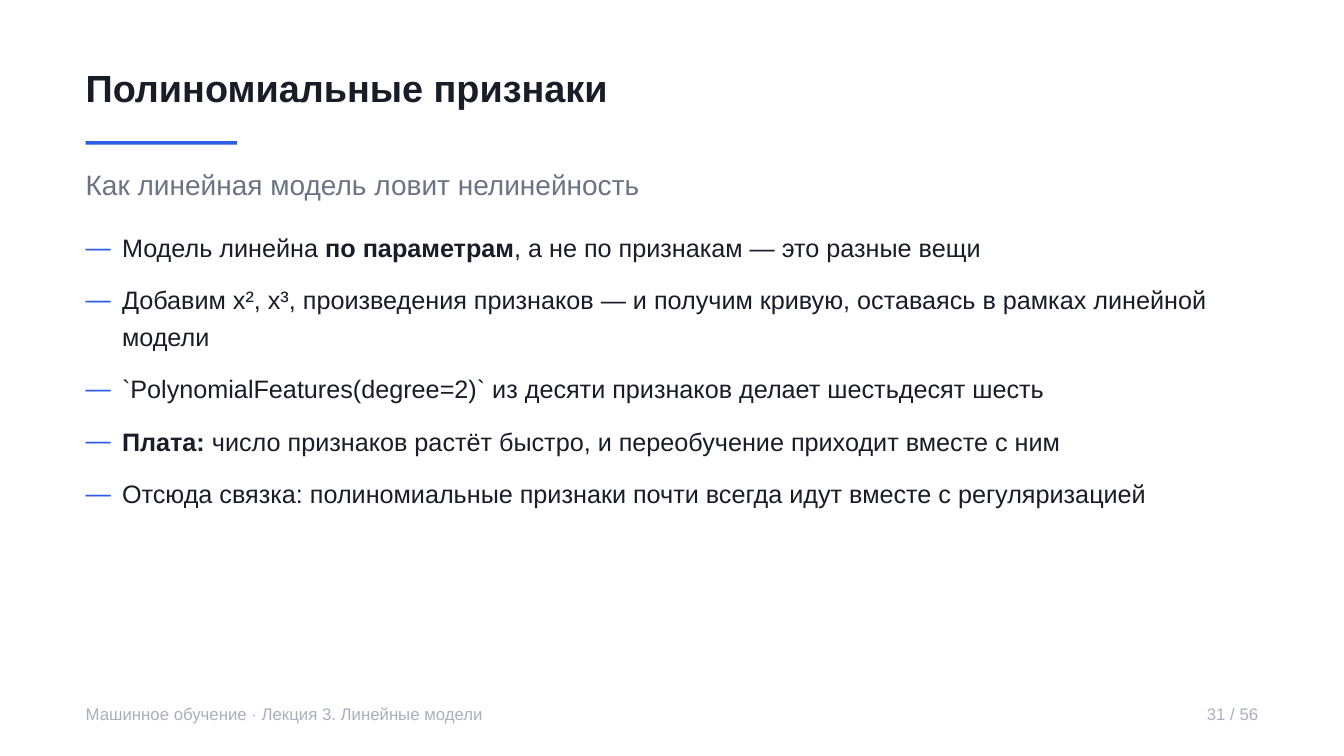
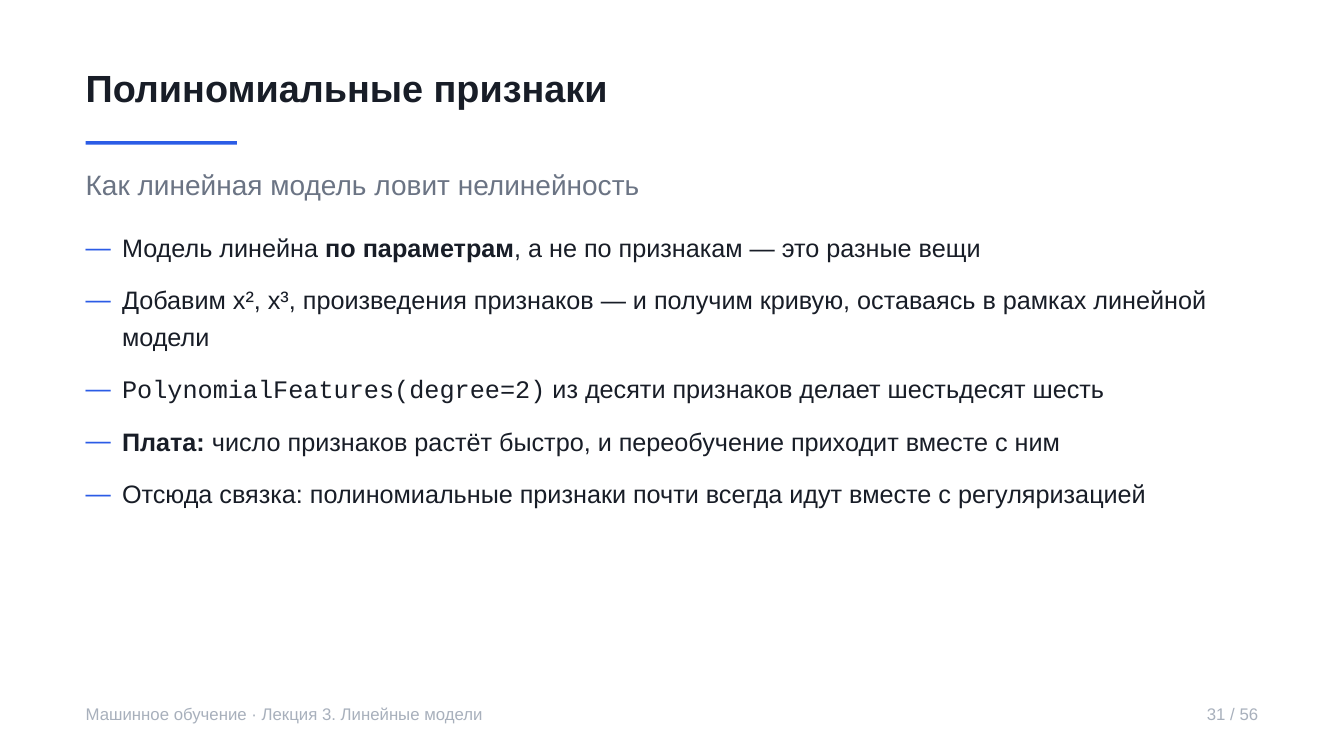
Before and after one commit to rustam-azimov/ml-course-spbu, a slide deck: slide 31 of lectures/lecture03.pptx. Drawn at 1344x756 pixels with LibreOffice and Linux fonts; fonts in the diff are those of the drawing. Boxes give left, top, right and bottom in pixels: in the first picture for what was removed or moved away, otherwise in the second. Text is boxed around its words. In the diff, an @@ line names an element or a change of style, - is before the commit and + after.

```diff
--- a/lectures/lecture03.pptx
+++ b/lectures/lecture03.pptx
@@ text at (122, 380, 1104, 404): text changed @@
-— `PolynomialFeatures(degree=2)` из десяти признаков делает шестьдесят шесть
+— PolynomialFeatures(degree=2) из десяти признаков делает шестьдесят шесть
```
Also in this commit, not shown: 1 other slide changed, 3 other files.
